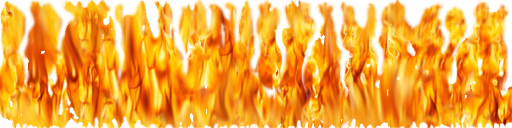
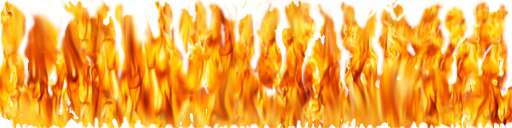
Two versions of the same layered image (512px x 128px). Layer-by-layer changes:
painted on "Color +Mask" over 9, 0, 502, 117
